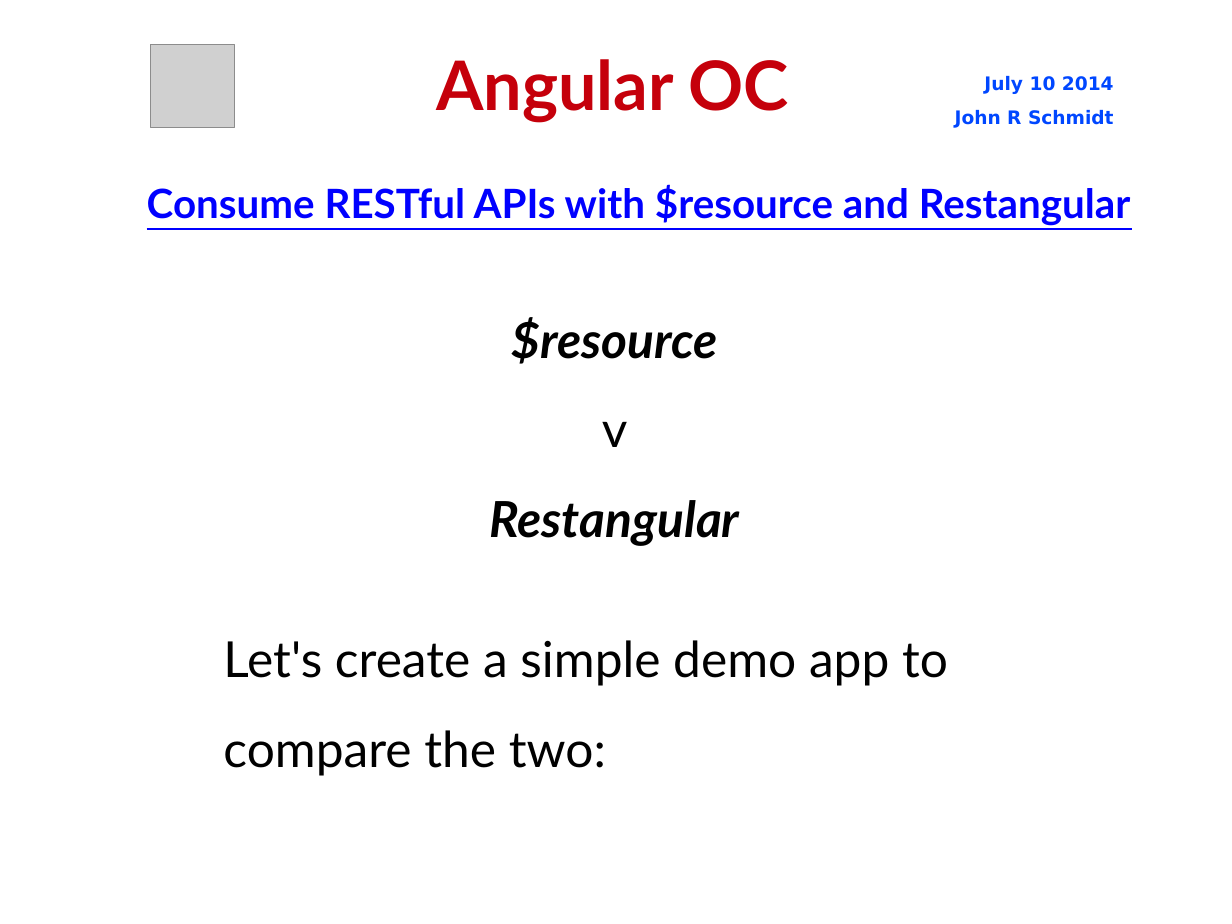
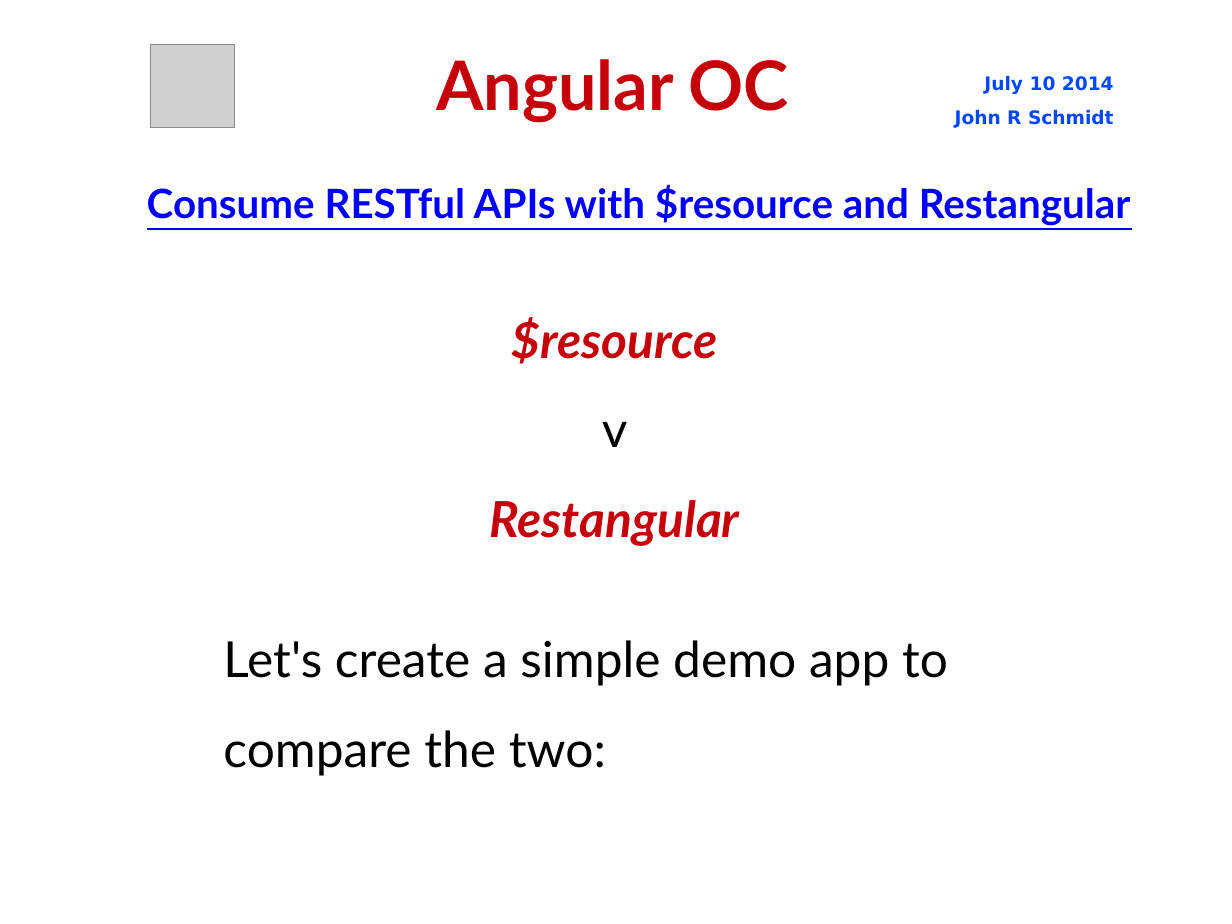
Before and after one commit to jrschmidt/fifa-angular-rest-demo, a slide deck: slide 6 of fifa.odp. Drawn at 1232x924 pixels with LibreOffice and Linux fonts; fonts in the diff are those of the drawing; grey boxes stand for pictures; background and template pictures are left out. Boxes give left, top, right and bottom in pixels: in the first picture for what was removed or moved away, otherwise in the second. Text is boxed around its words. In the diff, an @@ line names an element or a change of style, - is before the commit and + after.

```diff
--- a/fifa.odp
+++ b/fifa.odp
@@ subtitle at (489, 317, 739, 546): text colour #000000 to #C5000B @@
```
Also in this commit, not shown: 5 other slides changed, 2 other files.
